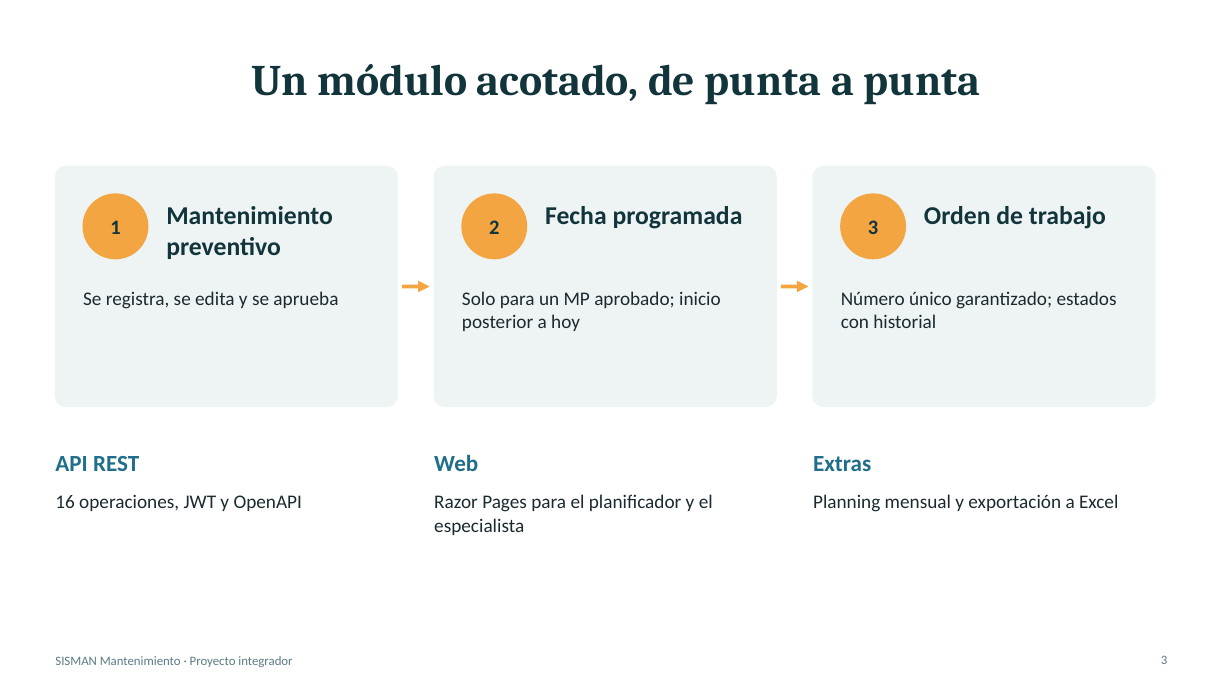
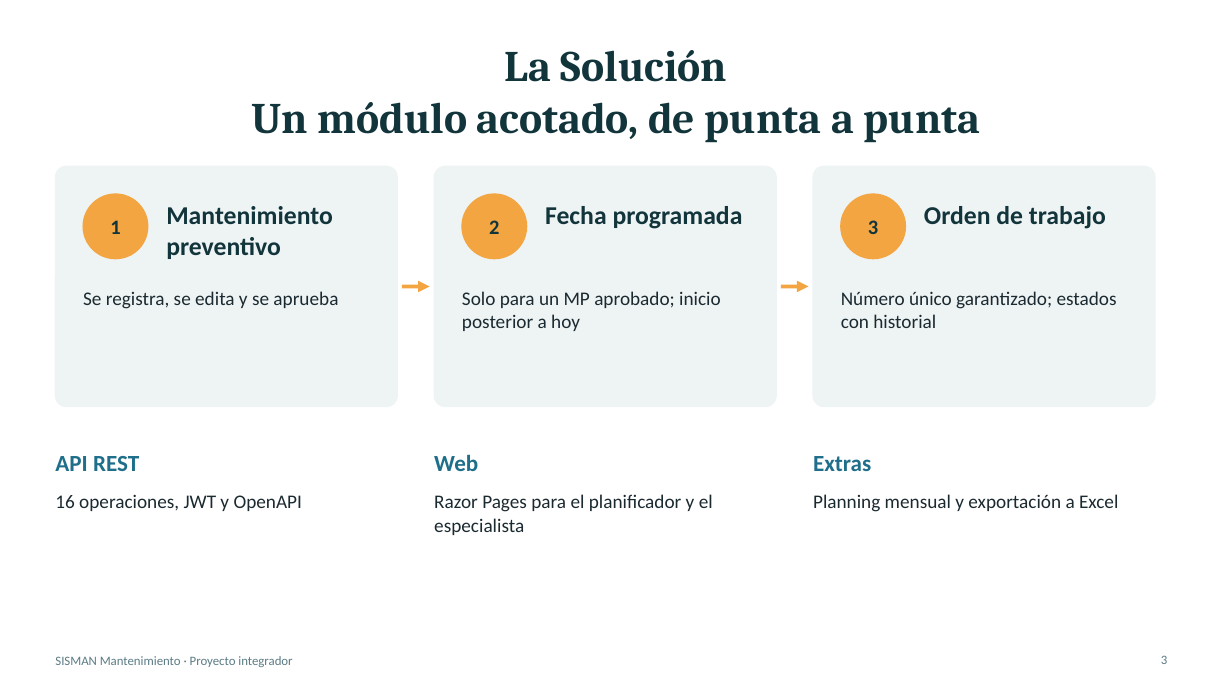
Before and after one commit to AngelHermozaSalasEDP/sisman-mantenimiento, a slide deck: slide 3 of docs/presentacion.pptx. Drawn at 1232x693 pixels with LibreOffice and Linux fonts; fonts in the diff are those of the drawing. Boxes give left, top, right and bottom in pixels: in the first picture for what was removed or moved away, otherwise in the second. Text is boxed around its words. In the diff, an @@ line names an element or a change of style, - is before the commit and + after.

```diff
--- a/docs/presentacion.pptx
+++ b/docs/presentacion.pptx
@@ title at bbox=[251, 50, 981, 143]: text changed @@
-Un módulo acotado, de punta a punta
+La Solución
+Un módulo acotado, de punta a punta
```
Also in this commit, not shown: 7 other slides changed, 1 other file.
